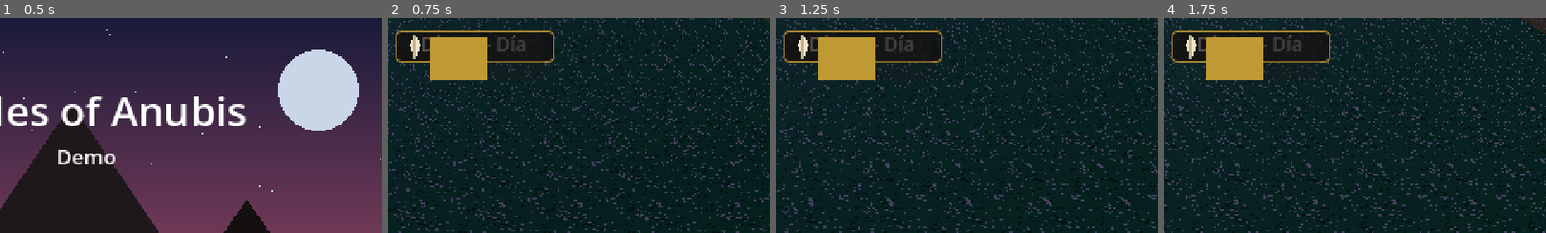
Above: before the commit, frames 1-4 (left to right).
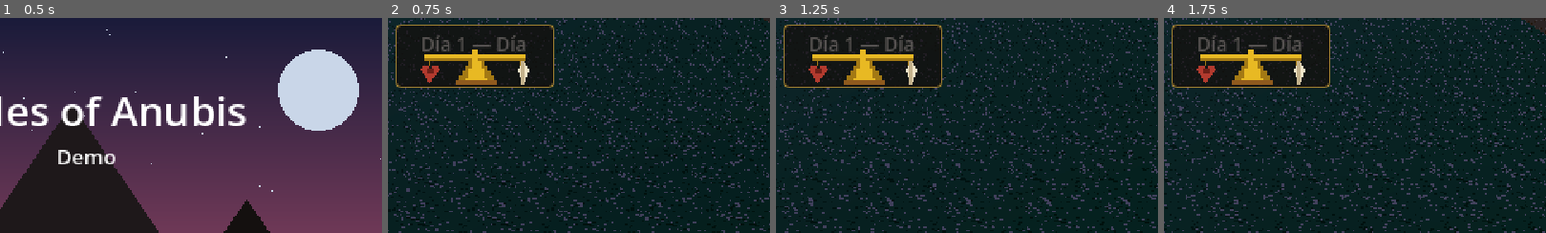
Above: after the commit, the same moments.

Repository: Aslannt/ScalesOfAnubis
Game: Godot game, scene res://scenes/ui/Main.tscn
Two runs of this game, one before a commit and one after it. Both use one fixed random seed, a clock stepped at 60 frames per second and the inputs below.
Inputs (mouse positions are % of the whole screen's width and height, from its top left):
- Up to frame 1 (0.5 s): no input
- Up to frame 2 (0.75 s): click "Nueva partida" at 0.5 s
- Up to frame 3 (1.25 s): no input
- Up to frame 4 (1.75 s): move the mouse to (72, 45) at 1.27 s; hold D (move_right) from 1.28 s (still down); tap Q (amulet) at 1.35 s
The pictures show only the part of the screen within x 39-89%, y 0-50%; the shares and areas given below are measured in that part.

Frame 1 is identical in both runs. In frame 2, 5.5% of the frame differs, in the area x 2-44%, y 3-33%; in frame 3, 5.6%; in frame 4, 5.6%.

Commit message:
Balanza del corazon animada + exportar build de Windows (M5 parcial, M11 parcial)
- HUD: la barra simple del peso del corazon se reemplaza por una balanza
  dorada (viga + pivote) que se inclina con suavizado (tween) segun
  GameState.heart_weight, con el corazon y la pluma en cada extremo
  (assets generados en tools/gen_balanza.py).
- Instaladas las plantillas de exportacion de Godot 4.7.2 y configurado
  export_presets.cfg para Windows Desktop x86_64.
- build/ScalesOfAnubis.exe exportado y probado headless sin errores
  (build/ queda fuera de git por tamano, ver DECISIONES.md).
- Corregido un error real de parseo (variable "tw" duplicada en hud.gd)
  detectado por el chequeo headless tras el cambio de la balanza.

Co-Authored-By: Claude Sonnet 5 <noreply@anthropic.com>

Diff:
--- a/scripts/ui/hud.gd
+++ b/scripts/ui/hud.gd
@@ -5,7 +5,7 @@
 var _lbl_deben: Label
 var _lbl_reloj: Label
 var _bar_vida: ProgressBar
-var _bar_corazon: ProgressBar
+var _viga: TextureRect
 var _lbl_corazon_flot: Label
 var _lbl_arma: Label
 var _root: Control
@@ -32,7 +32,7 @@
 
 	_on_deben_changed(GameState.deben)
 	_on_health_changed(GameState.health, GameState.max_health)
-	_bar_corazon.value = GameState.heart_weight
+	_set_balanza_rotation(GameState.heart_weight)
 
 
 func _panel(pos: Vector2, size: Vector2) -> Panel:
@@ -90,24 +90,43 @@
 
 
 func _build_corazon() -> void:
-	var p := _panel(Vector2(190, 8), Vector2(100, 20))
-	var icon := TextureRect.new()
-	icon.texture = load("res://assets/sprites/icons/feather.png")
-	icon.position = Vector2(4, 2)
-	icon.size = Vector2(14, 14)
-	icon.texture_filter = TextureRect.TEXTURE_FILTER_NEAREST
-	p.add_child(icon)
-	_bar_corazon = ProgressBar.new()
-	_bar_corazon.position = Vector2(22, 4)
-	_bar_corazon.size = Vector2(72, 12)
-	_bar_corazon.max_value = 100
-	_bar_corazon.show_percentage = false
-	var fg := StyleBoxFlat.new()
-	fg.bg_color = Color(0.75, 0.6, 0.2)
-	_bar_corazon.add_theme_stylebox_override("fill", fg)
-	p.add_child(_bar_corazon)
+	# Balanza dorada (GDD 6.1): corazon a un lado, pluma al otro, se inclina
+	# con suavizado segun GameState.heart_weight (50 = equilibrio exacto).
+	var p := _panel(Vector2(190, 4), Vector2(100, 40))
+
+	var pivote := TextureRect.new()
+	pivote.texture = load("res://assets/sprites/icons/balanza_pivote.png")
+	pivote.texture_filter = TextureRect.TEXTURE_FILTER_NEAREST
+	pivote.position = Vector2(34, 18)
+	pivote.size = Vector2(32, 20)
+	p.add_child(pivote)
+
+	_viga = TextureRect.new()
+	_viga.texture = load("res://assets/sprites/icons/balanza_viga.png")
+	_viga.texture_filter = TextureRect.TEXTURE_FILTER_NEAREST
+	_viga.size = Vector2(64, 10)
+	_viga.position = Vector2(18, 16)
+	_viga.pivot_offset = Vector2(32, 5)
+	p.add_child(_viga)
+
+	var corazon := TextureRect.new()
+	corazon.texture = load("res://assets/sprites/icons/heart.png")
+	corazon.texture_filter = TextureRect.TEXTURE_FILTER_NEAREST
+	corazon.position = Vector2(-4, 6)
+	corazon.size = Vector2(14, 14)
+	_viga.add_child(corazon)
+
+	var pluma := TextureRect.new()
+	pluma.texture = load("res://assets/sprites/icons/feather.png")
+	pluma.texture_filter = TextureRect.TEXTURE_FILTER_NEAREST
+	pluma.position = Vector2(54, 6)
+	pluma.size = Vector2(14, 14)
+	_viga.add_child(pluma)
+
 	_lbl_corazon_flot = Label.new()
-	_lbl_corazon_flot.position = Vector2(0, -14)
+	_lbl_corazon_flot.position = Vector2(0, -2)
+	_lbl_corazon_flot.size = Vector2(100, 14)
+	_lbl_corazon_flot.horizontal_alignment = HORIZONTAL_ALIGNMENT_CENTER
 	_lbl_corazon_flot.add_theme_font_size_override("font_size", 10)
 	_lbl_corazon_flot.modulate = Color(1, 1, 1, 0)
 	p.add_child(_lbl_corazon_flot)
@@ -130,14 +149,19 @@
 	_bar_vida.value = v
 
 
+func _set_balanza_rotation(v: float) -> void:
+	_viga.rotation = deg_to_rad(lerpf(-18.0, 18.0, (v - 50.0) / 50.0 * 0.5 + 0.5))
+
+
 func _on_heart_changed(v: float, delta: float, _motivo: String) -> void:
-	_bar_corazon.value = v
+	var tw := create_tween()
+	tw.tween_method(_set_balanza_rotation, GameState.heart_weight - delta, v, 0.6).set_trans(Tween.TRANS_SINE)
 	if absf(delta) > 0.01:
 		var texto := Textos.t("heart_isfet", {"n": int(delta)}) if delta > 0 else Textos.t("heart_maat", {"n": int(-delta)})
 		_lbl_corazon_flot.text = texto
 		_lbl_corazon_flot.modulate = Color(1, 1, 1, 1)
-		var tw := create_tween()
-		tw.tween_property(_lbl_corazon_flot, "modulate:a", 0.0, 1.4).set_delay(0.6)
+		var tw2 := create_tween()
+		tw2.tween_property(_lbl_corazon_flot, "modulate:a", 0.0, 1.4).set_delay(0.6)
 
 
 func _on_cycle_updated(_elapsed: float, _total: float, _phase: int) -> void:
Binary file added: assets/sprites/icons/balanza_pivote.png
Not shown, added: assets/sprites/icons/balanza_pivote.png.import
Binary file added: assets/sprites/icons/balanza_viga.png
Not shown, added: assets/sprites/icons/balanza_viga.png.import
Not shown, added: export_presets.cfg
Not shown, changed: .gitignore
Not shown, changed: DECISIONES.md
Not shown, changed: PROGRESS.md
Not shown, added: tools/gen_balanza.py
